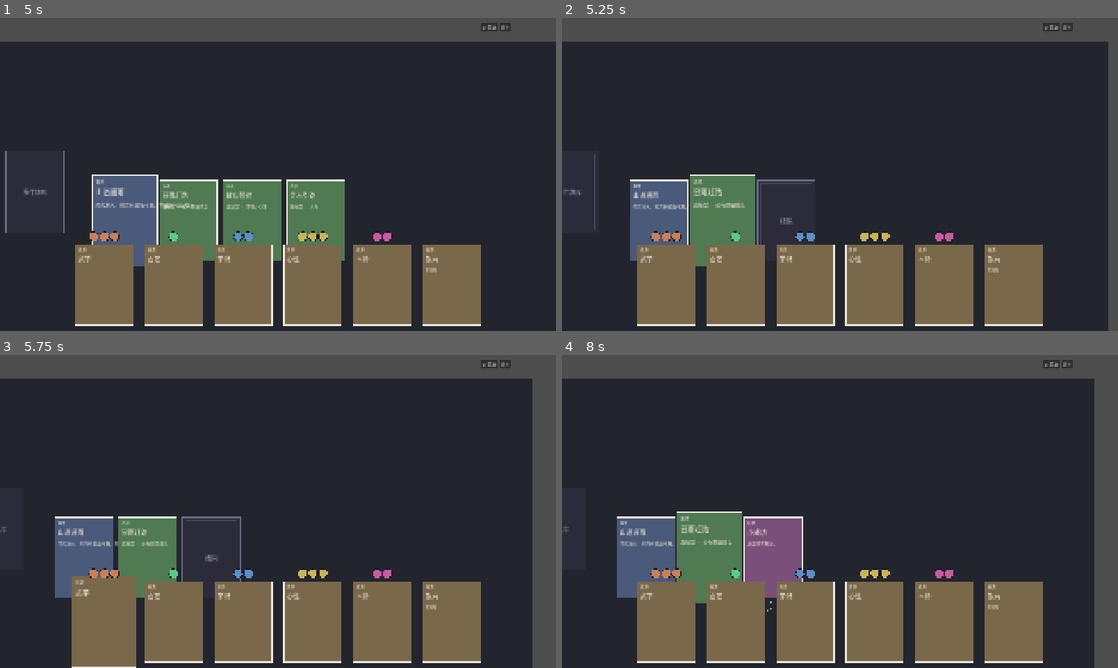
Above: before the commit, frames 1-4 (two rows, left to right).
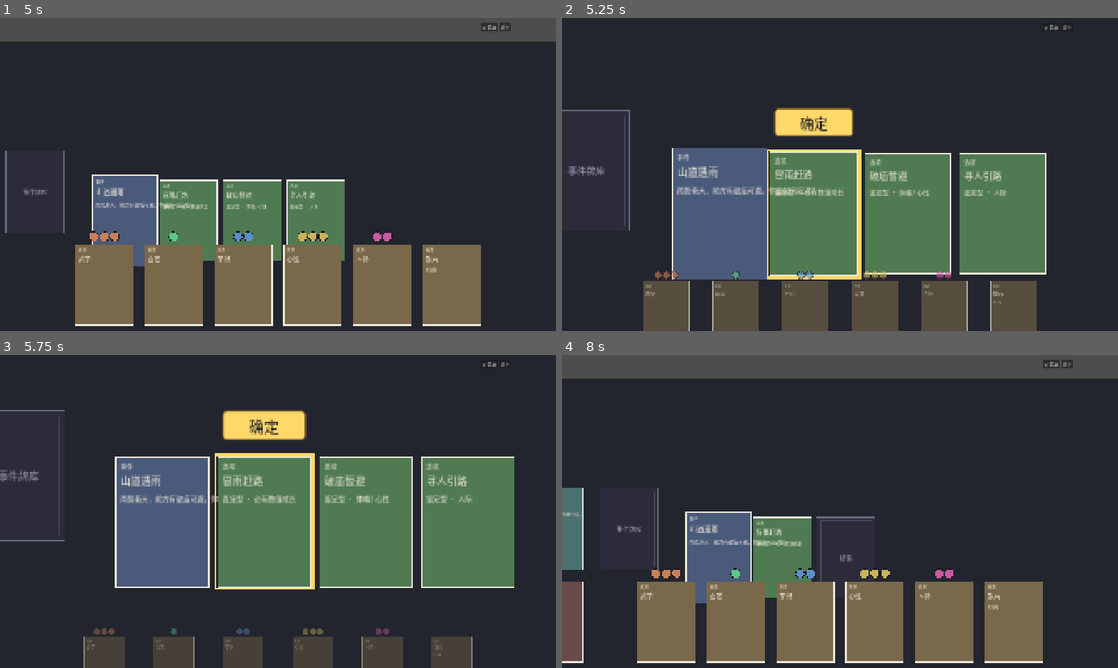
Above: after the commit, the same moments.

Repository: lwbiuchsjk/zhengdao-cards
Game: Godot game, scene res://card_table.tscn
The game is run twice, just before and just after one commit, with the same random seed, the same clock (stepped at 60 frames per second) and the same inputs.
Inputs (mouse positions are in pixels of both pictures, inside the frame that each line leads up to):
- Up to frame 1 (5 s): click "⚙ 菜单" at 0.5 s; click "⚙ 菜单" at 1.25 s; click "⚙ 菜单" at 2 s; tap Enter at 2.75, 4.25 s; drag from (33, 93) to (33, 187) at 2.77 s; tap Space at 3.5 s; drag from (111, 187) to (33, 277) at 3.52 s; move the mouse to (122, 221) at 4.27 s; click (122, 221) at 4.42 s
- Up to frame 2 (5.25 s): tap Space at 5 s; drag from (751, 221) to (667, 284) at 5.02 s
- Up to frame 3 (5.75 s): no input
- Up to frame 4 (8 s): click (828, 426) at 5.75 s, where only the run after the commit has a clickable "确定"; tap Enter at 6.5 s; drag from (773, 558) to (734, 621) at 6.52 s; drag from (667, 621) to (734, 574) at 7.27 s

Frame 1 is identical in both runs. In frame 2, 50% of the frame differs, in the area x 0-100%, y 0-100%; in frame 3, 61%; in frame 4, 14%.

Commit message:
feat: Line A 前端骨架 S3b — 鉴定型聚焦(镜头驱动)+ 投入双入口 + 跨坐标桥接
- 选项聚焦改镜头驱动(覆盖原 §2.5 汇聚): Camera2D zoom+居中 + 选中高亮 + 选项上方确定按钮(作选项世界子节点)
- 手牌响应: 鉴定型非白名单收起/白名单维持; 直接型全收起
- 投入双入口: 点击白名单手牌(主) + 拖标记到选项邻近(备); click-vs-drag 守卫防误投
- 跨坐标 reparent: 投入手牌→选项(scale-aware option-local); flyback 选项→手牌(scale-aware hand-local) + 按数重排槽位
- 取消时序解法: 卡/标记 picking 阶段调 notify_pickable_press 区分卡上按下 vs 空白
- tier 由投入定: 鉴定型四档公式; 直接型固定 success
- 修审查 P2/P3(选项 scale / 按钮显式 size / _pre_focus_saved 还原 tween 后才清 / hand_card scale)

Co-Authored-By: Claude Opus 4.7 <noreply@anthropic.com>

Diff:
--- a/scripts/ui/card.gd
+++ b/scripts/ui/card.gd
@@ -43,6 +43,7 @@
 var _state: State = State.FACE_UP
 var _face_up: bool = true
 var _hovered: bool = false
+var _selected: bool = false  # 聚焦选中态(卡面高亮边框)
 var _base_scale: Vector2 = Vector2.ONE
 var _flip_tween: Tween
 var _scale_tween: Tween
@@ -127,6 +128,8 @@
 	if _face_up:
 		draw_rect(rect, TYPE_COLORS[card_type], true)
 		draw_rect(rect, Color("ece7da"), false, 2.0)  # 描边
+		if _selected:
+			draw_rect(rect.grow(5.0), Color("ffd86a"), false, 5.0)  # 聚焦选中高亮
 	else:
 		draw_rect(rect, Color("2b2b3a"), true)
 		draw_rect(rect, Color("6a6a80"), false, 2.0)
@@ -167,6 +170,11 @@
 func is_face_up() -> bool:
 	return _face_up
 
+## 设置聚焦选中态(高亮边框)
+func set_selected(on: bool) -> void:
+	_selected = on
+	queue_redraw()
+
 ## 按当前 _face_up 刷新卡面绘制 + 文字显隐
 func _refresh_face() -> void:
 	_type_label.visible = _face_up
@@ -201,8 +209,11 @@
 	_scale_tween.set_trans(Tween.TRANS_QUAD).set_ease(Tween.EASE_OUT)
 	_scale_tween.tween_property(self, "scale", to, 0.12)
 
-## Area2D 输入: 左键按下 = 点击(消费事件, 不触发牌桌平移)
+## Area2D 输入: 左键按下 = 点击(消费事件, 不触发牌桌平移); 同时通知牌桌"按下落在卡上"(聚焦取消判定)
 func _on_area_input(_viewport: Node, event: InputEvent, _shape_idx: int) -> void:
 	if event is InputEventMouseButton and event.pressed and event.button_index == MOUSE_BUTTON_LEFT:
 		get_viewport().set_input_as_handled()
+		for table in get_tree().get_nodes_in_group("card_table"):
+			if table.has_method("notify_pickable_press"):
+				table.notify_pickable_press()
 		clicked.emit(self)
--- a/scripts/ui/card_table.gd
+++ b/scripts/ui/card_table.gd
@@ -34,8 +34,26 @@
 var _result_shown: bool = false
 var _result_revealed: bool = false   # 结果已揭示守卫(防屏息窗口内重复点击)
 var _hand_cards: Dictionary = {}     # res_type -> 手牌资源卡(标记领取飞向目标)
+var _hand_home: Dictionary = {}      # res_type -> 手牌 home 屏幕坐标(聚焦后归位)
+# ---- 选项聚焦(§2.5 改: 镜头 zoom 驱动)状态 ----
+const FOCUS_ZOOM := Vector2(1.6, 1.6)   # 聚焦放大倍率(手感, 可调)
+var _focus_active: bool = false
+var _focused_option: CardScn = null     # 当前聚焦的选项卡
+var _focus_opt_type: int = 0            # 当前聚焦选项类型(确定时定 tier)
+var _focus_whitelist: Array = []        # 当前聚焦白名单(投入校验用)
+var _focus_threshold: int = 0           # 当前聚焦阈值(读数 + 确定时算 tier)
+var _invested_markers: Array[Node] = [] # 已投入(绑定到选项)的标记; 切换/取消飞回, 确定消耗
+var _pre_focus_cam_pos: Vector2 = Vector2.ZERO
+var _pre_focus_cam_zoom: Vector2 = Vector2.ONE
+var _pre_focus_saved: bool = false      # 仅首次进入聚焦时记录镜头(切换不覆盖)
+var _confirm_btn: Button = null         # 确定按钮(聚焦期)
+var _difficulty_label: Label = null     # 难度提示(鉴定型)
+var _press_screen: Vector2 = Vector2.ZERO  # 左键按下屏幕位置(判定点击 vs 拖动)
+var _press_moved: bool = false          # 本次按下是否移动过(拖动=平移, 点击=取消聚焦)
+var _press_on_pickable: bool = false    # 本次按下是否落在卡/标记上(picking 阶段通知 → 不取消聚焦)
 
 func _ready() -> void:
+	add_to_group("card_table")  # 供卡/标记 picking 时回查通知本表(聚焦取消判定)
 	# 启用 2D 物理拾取 → 卡牌 / 标记 的 Area2D hover/click 生效
 	get_viewport().physics_object_picking = true
 	_build_table()
@@ -146,15 +164,19 @@
 	for i in n:
 		var card := _make_card(CardScn.CardType.RESOURCE, titles[i], bodies[i])
 		card.position = Vector2(start_x + i * spacing, y)
+		card.set_meta("res_type", res_types[i])
 		_lower_layer.add_child(card)
 		_hand_cards[res_types[i]] = card  # 领取标记飞向目标
-		# 标记(棋子型)悬于卡上方, §1.2 离散容量呈现
+		_hand_home[res_types[i]] = card.position  # 聚焦后归位锚点
+		card.clicked.connect(_on_hand_card_clicked)  # 聚焦+白名单时点击 → 投入一个该卡标记
+		# 标记(棋子型)作资源卡子节点, 聚焦移动卡时一起动; §1.2 离散容量呈现
 		var cnt: int = counts[i]
 		for j in cnt:
 			var m := MarkerScn.new()
 			m.res_type = res_types[i]
-			m.position = card.position + Vector2((j - (cnt - 1) / 2.0) * 36.0, -CardScn.SIZE.y * 0.5 - 26.0)
-			_lower_layer.add_child(m)
+			m.position = Vector2((j - (cnt - 1) / 2.0) * 36.0, -CardScn.SIZE.y * 0.5 - 26.0)  # 相对卡(子节点)
+			card.add_child(m)
+			m.dropped.connect(_on_marker_dropped)  # 投入处理: 拖到选项上 → 绑定到选项
 
 # ---------- 因果链动态槽位(§2.3, 验 B③#5) ----------
 
@@ -177,11 +199,13 @@
 	ev.flip_to(true)
 	_expand_options()
 
-## 展开选项(≤3, 水平排在事件左侧; 纯代码偏移 → 均匀无重叠)
+## 展开选项(≤3, 水平排在事件右侧; 纯代码偏移 → 均匀无重叠)
 func _expand_options() -> void:
 	var titles: Array[String] = ["冒雨赶路", "破庙暂避", "寻人引路"]
 	var bodies: Array[String] = ["直接型 · 必有数值成长", "鉴定型 · 体魄 / 心性", "鉴定型 · 人际"]
 	var types: Array[int] = [MockDataScn.OptType.DIRECT, MockDataScn.OptType.CHECK, MockDataScn.OptType.CHECK]
+	var whitelists: Array[Array] = [[], ["physique", "xinxing"], ["insight", "social"]]  # 鉴定型白名单(§2.5)
+	var thresholds: Array[int] = [0, 3, 2]  # 鉴定难度(需投入标记数); 直接型 0
 	var n: int = titles.size()
 	_option_cards.clear()
 	for i in n:
@@ -191,12 +215,20 @@
 		_chain_nodes.append(opt)
 		_option_cards.append(opt)
 		var t: int = types[i]  # 按值捕获该选项类型
-		opt.clicked.connect(func(c: CardScn) -> void: _on_option_chosen(c, t))
-
-## 选定一个选项: 未选中的淡出消失 + 选中项归到事件左侧固定槽 + 出结果(更聚焦)
-func _on_option_chosen(chosen: CardScn, opt_type: int) -> void:
+		var wl: Array = whitelists[i]
+		var th: int = thresholds[i]
+		opt.clicked.connect(func(c: CardScn) -> void: _on_option_chosen(c, t, wl, th))
+
+## 选定一个选项(直接型 / 鉴定型都进入聚焦); 已聚焦时点另一选项 = 切换
+func _on_option_chosen(chosen: CardScn, opt_type: int, whitelist: Array, threshold: int) -> void:
 	if _result_shown:
 		return
+	if _focus_active and chosen == _focused_option:
+		return
+	_enter_focus(chosen, opt_type, whitelist, threshold)
+
+## 提交选项: 未选中的淡出消失 + 选中项归到事件右侧固定槽(此后不可改选)
+func _commit_option(chosen: CardScn) -> void:
 	for opt in _option_cards:
 		if opt != chosen and is_instance_valid(opt):
 			_fade_and_free(opt)
@@ -204,7 +236,274 @@
 	var slot := Vector2(_chain_origin.x + SLOT_DX, _chain_origin.y)  # 选中项归到事件右侧紧邻槽
 	var tw := chosen.create_tween()
 	tw.tween_property(chosen, "position", slot, 0.25).set_trans(Tween.TRANS_QUAD).set_ease(Tween.EASE_OUT)
-	_expand_result(opt_type)
+
+# ---------- 选项聚焦(§2.5 改: 镜头 zoom 驱动) ----------
+
+## 进入/切换聚焦: 镜头 zoom + 居中该选项 + 选中高亮 + 手牌前推(白名单)/收起(非白名单) + 难度提示 + 确定。
+## 首次进入记录镜头(切换不覆盖); 点桌面空白取消(见 _unhandled_input)。
+func _enter_focus(option: CardScn, opt_type: int, whitelist: Array, threshold: int) -> void:
+	if not _pre_focus_saved:
+		_pre_focus_cam_pos = _camera.position
+		_pre_focus_cam_zoom = _camera.zoom
+		_pre_focus_saved = true
+	# 切换: 先把已投入旧选项的标记飞回手牌, 再取消旧选项选中 + 释放旧选项上的确定按钮(后面在新选项上重建)
+	if _focused_option != null and is_instance_valid(_focused_option) and _focused_option != option:
+		_flyback_invested_markers()
+		_focused_option.set_selected(false)
+		if _confirm_btn != null and is_instance_valid(_confirm_btn):
+			_confirm_btn.queue_free()
+			_confirm_btn = null
+	_focus_active = true
+	_focused_option = option
+	_focus_opt_type = opt_type
+	_focus_whitelist = whitelist
+	_focus_threshold = threshold
+	option.set_selected(true)
+	# 镜头 zoom + 居中(world); limit_* 会按 zoom 裁剪
+	var cam_tw := _camera.create_tween()
+	cam_tw.set_parallel(true)
+	cam_tw.tween_property(_camera, "position", option.global_position, 0.30).set_trans(Tween.TRANS_QUAD).set_ease(Tween.EASE_OUT)
+	cam_tw.tween_property(_camera, "zoom", FOCUS_ZOOM, 0.30).set_trans(Tween.TRANS_QUAD).set_ease(Tween.EASE_OUT)
+	_apply_hand_focus(whitelist)
+	_update_difficulty(opt_type, threshold)
+	if _confirm_btn == null:
+		_build_confirm_button()
+
+## 手牌响应: 非白名单收起(下沉+缩小+变暗); 白名单维持原位(靠 zoom + 他卡收起已足够凸显)。
+## 直接型(空白名单) → 任何 rt 均不在白名单 → 所有手牌都收起。
+func _apply_hand_focus(whitelist: Array) -> void:
+	for key in _hand_cards:
+		var rt: String = key
+		var card: Node2D = _hand_cards[rt]
+		var home: Vector2 = _hand_home[rt]
+		var to_pos: Vector2 = home
+		var to_scale: Vector2 = Vector2.ONE
+		var to_alpha: float = 1.0
+		if not (rt in whitelist):  # 非白名单(含 DIRECT 全部) → 收起
+			to_pos = home + Vector2(0, 150)
+			to_scale = Vector2(0.7, 0.7)
+			to_alpha = 0.4
+		var tw := card.create_tween()
+		tw.set_parallel(true)
+		tw.tween_property(card, "position", to_pos, 0.25)
+		tw.tween_property(card, "scale", to_scale, 0.25)
+		tw.tween_property(card, "modulate:a", to_alpha, 0.25)
+
+## 难度提示(鉴定型): 顶部居中显示需投入标记数; 直接型无
+func _update_difficulty(opt_type: int, threshold: int) -> void:
+	if _difficulty_label != null and is_instance_valid(_difficulty_label):
+		_difficulty_label.queue_free()
+		_difficulty_label = null
+	if opt_type != MockDataScn.OptType.CHECK:
+		return
+	_difficulty_label = Label.new()
+	_difficulty_label.text = "鉴定难度：需 %d 个标记 ｜ 已投 %d" % [threshold, _invested_markers.size()]
+	_difficulty_label.add_theme_font_override("font", CardScn.get_cjk_font())
+	_difficulty_label.add_theme_font_size_override("font_size", 22)
+	_difficulty_label.add_theme_color_override("font_color", Color("ffd86a"))
+	_difficulty_label.position = Vector2(720, 40)
+	_ui_layer.add_child(_difficulty_label)
+
+## 确定按钮: 作选项的世界子节点 → 与选项同层级(在手牌 CanvasLayer 之下) + 自动跟随选项 + 受 zoom 加持视觉变大。
+## 显眼样式: 黄底深边, 字号大, 圆角。位于选项上方。
+func _build_confirm_button() -> void:
+	_confirm_btn = Button.new()
+	_confirm_btn.text = "确定"
+	_confirm_btn.add_theme_font_override("font", CardScn.get_cjk_font())
+	_confirm_btn.add_theme_font_size_override("font_size", 32)
+	_confirm_btn.custom_minimum_size = Vector2(180, 64)
+	_confirm_btn.size = Vector2(180, 64)  # 显式 size: 非 Container 子节点, 避免 size 为 0 不可点
+	_confirm_btn.add_theme_color_override("font_color", Color("1a1a22"))
+	# 醒目: 黄底 + 深棕边框 + 圆角
+	var sb_normal := StyleBoxFlat.new()
+	sb_normal.bg_color = Color("ffd86a")
+	sb_normal.border_color = Color("8a6a1f")
+	sb_normal.set_border_width_all(3)
+	sb_normal.corner_radius_top_left = 8
+	sb_normal.corner_radius_top_right = 8
+	sb_normal.corner_radius_bottom_left = 8
+	sb_normal.corner_radius_bottom_right = 8
+	_confirm_btn.add_theme_stylebox_override("normal", sb_normal)
+	var sb_hover: StyleBoxFlat = sb_normal.duplicate()
+	sb_hover.bg_color = Color("ffe79a")
+	_confirm_btn.add_theme_stylebox_override("hover", sb_hover)
+	var sb_pressed: StyleBoxFlat = sb_normal.duplicate()
+	sb_pressed.bg_color = Color("e0b840")
+	_confirm_btn.add_theme_stylebox_override("pressed", sb_pressed)
+	# 选项-本地坐标: x = -宽/2 (居中); y = 卡顶上方留空
+	_confirm_btn.position = Vector2(-90.0, -240.0)
+	_confirm_btn.pressed.connect(_confirm_focus)
+	_focused_option.add_child(_confirm_btn)
+
+## 取消聚焦(点桌面空白触发): 镜头 + 手牌 + 选中 全部还原
+func _cancel_focus() -> void:
+	if _focus_active:
+		_restore_focus()
+
+## 确定: 算 tier(鉴定型由投入定, 直接型固定 success) → 消耗投入标记 → 还原 → 提交 → 出结果
+func _confirm_focus() -> void:
+	if not _focus_active:
+		return
+	var option: CardScn = _focused_option
+	var opt_type: int = _focus_opt_type
+	var invested: int = _invested_markers.size()
+	var threshold: int = _focus_threshold
+	var tier: String = "success"
+	if opt_type == MockDataScn.OptType.CHECK:
+		tier = _tier_from_invest(invested, threshold)
+	# 消耗(封缄): 投入标记释放, 不再飞回(_restore_focus 中的 flyback 会跑在空列表上 → no-op)
+	for m in _invested_markers:
+		if is_instance_valid(m):
+			m.queue_free()
+	_invested_markers.clear()
+	_restore_focus()
+	if is_instance_valid(option):
+		_commit_option(option)
+		_expand_result(opt_type, tier)
+
+## 由投入数 vs 阈值算 tier(mock 公式; Line B 完成后由引擎规则替代)
+func _tier_from_invest(invested: int, threshold: int) -> String:
+	if threshold <= 0:
+		return "success"
+	if invested >= int(ceil(threshold * 1.5)):
+		return "great_success"
+	if invested >= threshold:
+		return "success"
+	if invested * 2 >= threshold:
+		return "fail"
+	return "great_fail"
+
+## 还原聚焦: 投入标记飞回手牌 → 镜头回原位 → 手牌全部归位 + 取消选中 + 清 UI + 复位状态
+func _restore_focus() -> void:
+	_flyback_invested_markers()
+	if _pre_focus_saved:
+		var cam_tw := _camera.create_tween()
+		cam_tw.set_parallel(true)
+		cam_tw.tween_property(_camera, "position", _pre_focus_cam_pos, 0.30).set_trans(Tween.TRANS_QUAD).set_ease(Tween.EASE_OUT)
+		cam_tw.tween_property(_camera, "zoom", _pre_focus_cam_zoom, 0.30).set_trans(Tween.TRANS_QUAD).set_ease(Tween.EASE_OUT)
+		# 还原 tween 完成后才清 → 中途若再聚焦仍用原 pre_focus(避免记录到 mid-restore 镜头位置)
+		cam_tw.chain().tween_callback(func() -> void: _pre_focus_saved = false)
+	for key in _hand_cards:
+		var rt: String = key
+		var card: Node2D = _hand_cards[rt]
+		var home: Vector2 = _hand_home[rt]
+		var tw := card.create_tween()
+		tw.set_parallel(true)
+		tw.tween_property(card, "position", home, 0.25)
+		tw.tween_property(card, "scale", Vector2.ONE, 0.25)
+		tw.tween_property(card, "modulate:a", 1.0, 0.25)
+	if _focused_option != null and is_instance_valid(_focused_option):
+		_focused_option.set_selected(false)
+	if _confirm_btn != null and is_instance_valid(_confirm_btn):
+		_confirm_btn.queue_free()
+	_confirm_btn = null
+	if _difficulty_label != null and is_instance_valid(_difficulty_label):
+		_difficulty_label.queue_free()
+	_difficulty_label = null
+	_focus_active = false
+	_focused_option = null
+
+## 卡/标记在 picking 阶段(_unhandled 之后)通知本表"本次按下落在卡上";
+## 释放时 _unhandled 据此跳过取消(空白按下才取消)。
+func notify_pickable_press() -> void:
+	_press_on_pickable = true
+
+# ---------- 投入(§2.6, B③#2 跨坐标): 拖标记到选项 → 绑定到选项世界 ----------
+
+## 手牌标记拖放结束: 仅"实拖到选项附近"才投入; "点击 marker (未拖动)" 不视作投入(用户: 投入只走点击手牌)
+func _on_marker_dropped(marker: Marker, _at_global: Vector2) -> void:
+	# 几乎没动 = 点击 marker, 不投入 → 静默归位(已在 home, 无需动作)
+	if (marker.position - marker.get_home_pos()).length() < 6.0:
+		return
+	if not _focus_active or not is_instance_valid(_focused_option):
+		marker.return_home()
+		return
+	if not (marker.res_type in _focus_whitelist):
+		marker.return_home()
+		return
+	# 邻近判定: 标记当前屏幕位置 vs 选项屏幕投影
+	var marker_screen: Vector2 = marker.global_position  # 在 CanvasLayer(identity) 下 = 屏幕坐标
+	var option_screen: Vector2 = _focused_option.get_global_transform_with_canvas().origin
+	if marker_screen.distance_to(option_screen) > 200.0:
+		marker.return_home()
+		return
+	_invest_marker(marker)
+
+## 把标记从手牌(CanvasLayer 屏幕) reparent 到选项(世界); 保持视觉位置 → 动画到选项的整齐槽
+func _invest_marker(marker: Marker) -> void:
+	var marker_screen: Vector2 = marker.global_position
+	var canvas_xform := get_viewport().get_canvas_transform()
+	var marker_world: Vector2 = canvas_xform.affine_inverse() * marker_screen
+	# option-local = inverse(option global transform) * world; 考虑选项当前 scale(如 hover 放大 1.12×)
+	var option_local_now: Vector2 = _focused_option.get_global_transform().affine_inverse() * marker_world
+	marker.get_parent().remove_child(marker)
+	_focused_option.add_child(marker)
+	marker.position = option_local_now
+	marker.set_pickable(false)  # 投入后不可再拖; 切换/取消 flyback 时恢复
+	# 动画到选项下半的整齐槽位
+	var idx: int = _invested_markers.size()
+	var slot_local: Vector2 = Vector2(-90.0 + float(idx % 4) * 45.0, 110.0 + float(idx / 4) * 35.0)
+	var tw := marker.create_tween()
+	tw.tween_property(marker, "position", slot_local, 0.20).set_trans(Tween.TRANS_QUAD).set_ease(Tween.EASE_OUT)
+	_invested_markers.append(marker)
+	# 刷新读数
+	_update_difficulty(_focus_opt_type, _focus_threshold)
+
+## 聚焦+鉴定+白名单时点手牌 → 投入该卡上的第一个 marker(主投入入口; 标记拖入选项作为备选保留)
+func _on_hand_card_clicked(card: CardScn) -> void:
+	if not _focus_active or _focused_option == null or not is_instance_valid(_focused_option):
+		return
+	if _focus_opt_type != MockDataScn.OptType.CHECK:
+		return
+	var rt: String = card.get_meta("res_type", "")
+	if not (rt in _focus_whitelist):
+		return
+	# 找该卡的第一个 marker 子节点(未投入的均在此)
+	for child in card.get_children():
+		if child is MarkerScn:
+			_invest_marker(child)
+			return
+
+## 已投标记飞回手牌: reparent 回对应资源卡(CanvasLayer 屏幕), 恢复拾取;
+## 然后对受影响的卡按当前 marker 总数**重排槽位**, 避免全部 tween 到同一 home 而堆叠。
+func _flyback_invested_markers() -> void:
+	var affected_cards: Array[Node] = []
+	for marker in _invested_markers:
+		if not is_instance_valid(marker):
+			continue
+		var rt: String = marker.res_type
+		var hand_card: Node2D = _hand_cards.get(rt, null)
+		if hand_card == null:
+			marker.queue_free()
+			continue
+		# 视觉连续: 用当前屏幕位置反算 reparent 后的起点(再由 relayout 动画到槽位)
+		var marker_screen: Vector2 = marker.get_global_transform_with_canvas().origin
+		marker.get_parent().remove_child(marker)
+		hand_card.add_child(marker)
+		# hand-card local = inverse(hand_card global w/ canvas) * marker_screen; 处理手牌当前 scale(如还原 tween 中)
+		marker.position = hand_card.get_global_transform_with_canvas().affine_inverse() * marker_screen
+		marker.set_pickable(true)
+		if not (hand_card in affected_cards):
+			affected_cards.append(hand_card)
+	_invested_markers.clear()
+	# 对受影响的卡重排所有 marker(包括原有的+新返回的) → 均匀一行, 每个标记一个槽
+	for card in affected_cards:
+		_relayout_hand_markers(card)
+
+## 按卡上实际 marker 数量重排槽位(均匀一行, 居中); 同步更新各 marker 的 home
+func _relayout_hand_markers(card: Node2D) -> void:
+	var markers: Array[Node] = []
+	for child in card.get_children():
+		if child is MarkerScn:
+			markers.append(child)
+	var n: int = markers.size()
+	for i in n:
+		var m: Node = markers[i]
+		var slot_local: Vector2 = Vector2((float(i) - (float(n) - 1.0) / 2.0) * 36.0, -CardScn.SIZE.y * 0.5 - 26.0)
+		var tw := m.create_tween()
+		tw.tween_property(m, "position", slot_local, 0.30).set_trans(Tween.TRANS_QUAD).set_ease(Tween.EASE_OUT)
+		if m.has_method("set_home"):
+			m.set_home(slot_local)
 
 ## 淡出并释放一张卡(从链清单移除)
 func _fade_and_free(node: Node2D) -> void:
@@ -214,15 +513,17 @@
 	tw.tween_callback(node.queue_free)
 
 ## 选定选项 → 展开结果卡(牌背, 点击揭示)。
-## tier: 直接型固定小成功; 鉴定型 S3a 暂随机(S3b 起由投入读数决定)。
-func _expand_result(opt_type: int) -> void:
+## tier: 调用方传(_confirm_focus 鉴定型由投入算, 直接型固定 success); forced_tier 空时回退随机(防御)。
+func _expand_result(opt_type: int, forced_tier: String = "") -> void:
 	if _result_shown:
 		return
 	_result_shown = true
-	var tier: String = "success"
-	if opt_type == MockDataScn.OptType.CHECK:
-		var roll: Array[String] = ["great_success", "success", "fail", "great_fail"]
-		tier = roll[randi() % roll.size()]
+	var tier: String = forced_tier
+	if tier.is_empty():
+		tier = "success"
+		if opt_type == MockDataScn.OptType.CHECK:
+			var roll: Array[String] = ["great_success", "success", "fail", "great_fail"]
+			tier = roll[randi() % roll.size()]
 	var outcome: Dictionary = MockDataScn.outcome_for(tier)
 	var res := _make_card(CardScn.CardType.RESULT, MockDataScn.tier_label(tier), "点击牌背揭示。")
 	res.start_face_up = false
@@ -290,6 +591,8 @@
 
 ## 清空当前因果链(抽新牌 / 离开时; 锚点簇与手牌不动)
 func _clear_chain() -> void:
+	if _focus_active:
+		_restore_focus()  # 聚焦中抽新牌: 先还原镜头 + 手牌 + 清 UI
 	for node in _chain_nodes:
 		if is_instance_valid(node):
 			node.queue_free()
@@ -306,9 +609,22 @@
 ## 解法对拾取时序免疫 —— 平移恒以"左键确实按住"为前提, 无按键移动时主动清残留。
 func _unhandled_input(event: InputEvent) -> void:
 	if event is InputEventMouseButton and event.button_index == MOUSE_BUTTON_LEFT:
-		_panning = event.pressed
+		if event.pressed:
+			_panning = true
+			_press_screen = event.position
+			_press_moved = false
+			_press_on_pickable = false  # 新一轮按下: 默认空白, 拾取阶段会改写
+		else:
+			# 松手: 取消聚焦的判定 = 聚焦中 且 本次按下既未落在卡/标记上 也未拖动。
+			# 2D picking 晚于 _unhandled press, 故由卡/标记在 picking 阶段调 notify_pickable_press()
+			# 主动告知 → 释放时这里能正确区分"卡上按下"vs"空白按下"。
+			if _focus_active and not _press_on_pickable and not _press_moved:
+				_cancel_focus()
+			_panning = false
 	elif event is InputEventMouseMotion:
 		if _panning and Input.is_mouse_button_pressed(MOUSE_BUTTON_LEFT):
+			if event.position.distance_to(_press_screen) > 6.0:
+				_press_moved = true  # 判定为拖动(平移), 非点击
 			# 屏幕位移 → 世界位移; 反向移动镜头 = "推牌桌"手感; limit_* 已做有界裁剪
 			_camera.position -= event.relative / _camera.zoom
 		elif not Input.is_mouse_button_pressed(MOUSE_BUTTON_LEFT):
--- a/scripts/ui/marker.gd
+++ b/scripts/ui/marker.gd
@@ -58,9 +58,13 @@
 
 ## Area2D 输入: 左键按下 →
 ##   领取模式: 发 claimed(点击领取, §3.1); 否则: 起拖(投入)。均消费事件不触发牌桌平移。
+##   同时通知牌桌"按下落在标记上"(聚焦取消判定)。
 func _on_area_input(_viewport: Node, event: InputEvent, _shape_idx: int) -> void:
 	if event is InputEventMouseButton and event.pressed and event.button_index == MOUSE_BUTTON_LEFT:
 		get_viewport().set_input_as_handled()
+		for table in get_tree().get_nodes_in_group("card_table"):
+			if table.has_method("notify_pickable_press"):
+				table.notify_pickable_press()
 		if claimable:
 			_area.input_pickable = false  # 一次性: 关掉拾取, 防飞行 tween 期间重复领取(P2)
 			claimed.emit(self)
@@ -98,3 +102,12 @@
 ## 更新撤回锚点(投入承载落定后调用)
 func set_home(pos: Vector2) -> void:
 	_home_pos = pos
+
+## 读 home 位置(card_table 判定 click vs drag 用)
+func get_home_pos() -> Vector2:
+	return _home_pos
+
+## 启停拾取(投入后关掉, 切换/取消飞回时再开; 防被重复拖)
+func set_pickable(enabled: bool) -> void:
+	if _area != null:
+		_area.input_pickable = enabled
